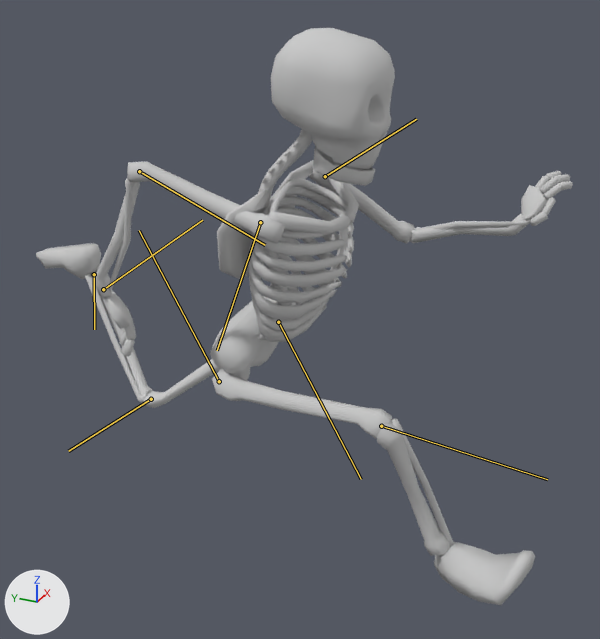
What one commit did to the FBX model Source/run.FBX.
One viewpoint serves both versions: a camera (50 mm lens) standing at (-1.795, -0.913, 1.747) and looking at (0.075, -0.072, 0.812). Arrows for +X, +Y and +Z are at lower left; the lights stay in place. Both versions are drawn at frame 16 of the action 'Take 001'; the numbers are the values there. The bones that change are drawn over the model as lines.

Objects in the first picture: 'mesh_body', 'mesh_head', 'mesh_left_arm', 'mesh_left_leg', 'mesh_right_arm', 'mesh_right_leg'.
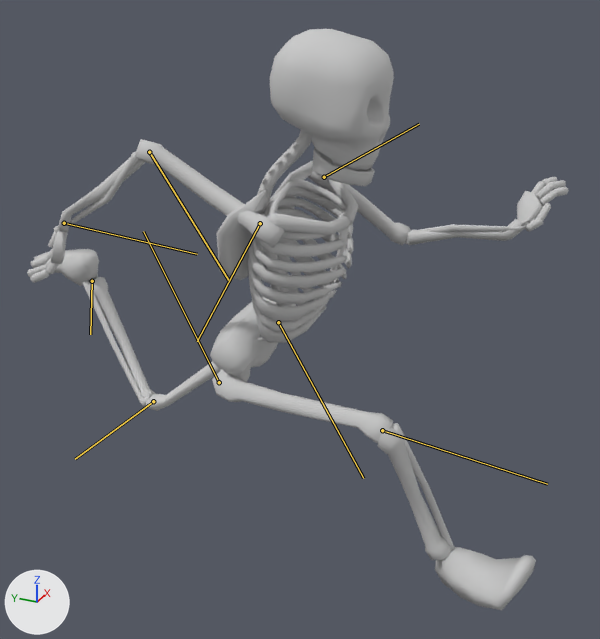
Pixel boxes [x1, y1, x2, y2] of what changed, in the pictures (600 x 639 px):
```json
{"object": "mesh_body", "change": "posed", "before": [210, 129, 359, 381], "after": [210, 130, 358, 382]}
{"object": "mesh_head", "change": "posed", "before": [271, 28, 395, 186], "after": [269, 29, 394, 186]}
{"object": "mesh_right_leg", "change": "posed", "before": [212, 368, 535, 605], "after": [212, 369, 536, 610]}
{"object": "mesh_right_arm", "change": "posed", "before": [94, 161, 286, 357], "after": [27, 139, 285, 283], "on screen": "34% wider, 26% shorter"}
{"object": "mesh_left_leg", "change": "posed", "before": [36, 243, 220, 408], "after": [34, 249, 220, 411]}
{"object": "mesh_left_arm", "change": "posed", "before": [309, 167, 573, 244], "after": [308, 168, 569, 245]}
{"bone": "Base HumanLThigh", "before": "(278, 322) to (361, 479)", "after": "(278, 322) to (363, 478)"}
{"bone": "Base HumanLCalf", "before": "(151, 399) to (68, 451)", "after": "(153, 401) to (75, 459)"}
{"bone": "Base HumanLFoot", "before": "(94, 274) to (94, 329)", "after": "(92, 281) to (90, 334)"}
{"bone": "Base HumanRThigh", "before": "(219, 381) to (139, 230)", "after": "(219, 382) to (143, 231)"}
{"bone": "Base HumanRCalf", "before": "(381, 426) to (547, 479)", "after": "(382, 430) to (547, 484)"}
{"bone": "Base HumanLUpperarm", "before": "(325, 176) to (416, 119)", "after": "(324, 177) to (419, 124)"}
{"bone": "Base HumanRUpperarm", "before": "(260, 222) to (217, 350)", "after": "(260, 223) to (197, 341)"}
{"bone": "Base HumanRForearm", "before": "(139, 171) to (265, 245)", "after": "(149, 152) to (228, 280)"}
{"bone": "Base HumanRPalm", "before": "(103, 289) to (202, 220)", "after": "(64, 223) to (197, 254)"}
```

Scene script edits in JSON lines:
```json
{"block": "bone_base_humanlthigh", "where": "bone_base_humanlthigh = bpy.data.objects['Armature'].pose.bones['Base HumanLThigh']  # child of 'Base HumanPelvis'"}
{"op": "set", "path": "bone_base_humanlthigh.rotation_quaternion", "old": "(0.957, 0.063, -0.233, -0.16)", "new": "(0.959, 0.065, -0.23, -0.151)", "note": "degrees (13, -25, -22) -> degrees (12, -25, -21)"}
{"block": "bone_base_humanlcalf", "where": "bone_base_humanlcalf = bpy.data.objects['Armature'].pose.bones['Base HumanLCalf']  # child of 'Base HumanLThigh'"}
{"op": "set", "path": "bone_base_humanlcalf.rotation_quaternion", "old": "(0.719, 0.0, 0.116, -0.683)", "new": "(0.733, 0.0, 0.114, -0.671)", "note": "degrees (-9, 10, -88) -> degrees (-9, 10, -86)"}
{"block": "bone_base_humanlfoot", "where": "bone_base_humanlfoot = bpy.data.objects['Armature'].pose.bones['Base HumanLFoot']  # child of 'Base HumanLCalf'"}
{"op": "set", "path": "bone_base_humanlfoot.rotation_quaternion", "old": "(0.965, -0.015, -0.02, -0.233)", "new": "(0.962, 0.004, -0.017, -0.273)", "note": "degrees (-1, -3, -27) -> degrees (1, -2, -32)"}
{"block": "bone_base_humanrthigh", "where": "bone_base_humanrthigh = bpy.data.objects['Armature'].pose.bones['Base HumanRThigh']  # child of 'Base HumanPelvis'"}
{"op": "set", "path": "bone_base_humanrthigh.rotation_quaternion", "old": "(0.438, 0.083, 0.012, 0.894)", "new": "(0.45, 0.082, 0.009, 0.889)", "note": "degrees (6, -8, 127) -> degrees (5, -8, 126)"}
{"block": "bone_base_humanrcalf", "where": "bone_base_humanrcalf = bpy.data.objects['Armature'].pose.bones['Base HumanRCalf']  # child of 'Base HumanRThigh'"}
{"op": "set", "path": "bone_base_humanrcalf.rotation_quaternion", "old": "(0.783, 0.0, -0.107, -0.611)", "new": "(0.793, 0.0, -0.105, -0.601)", "note": "degrees (8, -10, -77) -> degrees (7, -10, -75)"}
{"block": "bone_base_humanlupperarm", "where": "bone_base_humanlupperarm = bpy.data.objects['Armature'].pose.bones['Base HumanLUpperarm']  # child of 'Base HumanLCollarbone'"}
{"op": "set", "path": "bone_base_humanlupperarm.rotation_quaternion", "old": "(0.846, -0.28, -0.023, 0.45)", "new": "(0.859, -0.272, -0.024, 0.433)", "note": "degrees (-31, 12, 53) -> degrees (-30, 11, 51)"}
{"block": "bone_base_humanrupperarm", "where": "bone_base_humanrupperarm = bpy.data.objects['Armature'].pose.bones['Base HumanRUpperarm']  # child of 'Base HumanRCollarbone'"}
{"op": "set", "path": "bone_base_humanrupperarm.rotation_quaternion", "old": "(0.732, -0.152, 0.258, -0.611)", "new": "(0.676, -0.153, 0.251, -0.676)", "note": "degrees (-33, 11, -83) -> degrees (-33, 8, -92)"}
{"block": "bone_base_humanrforearm", "where": "bone_base_humanrforearm = bpy.data.objects['Armature'].pose.bones['Base HumanRForearm']  # child of 'Base HumanRUpperarm'"}
{"op": "set", "path": "bone_base_humanrforearm.rotation_quaternion", "old": "(0.888, 0.0, 0.0, 0.459)", "new": "(0.958, 0.0, 0.0, 0.288)", "note": "degrees (0, 0, 55) -> degrees (0, 0, 34)"}
{"block": "bone_base_humanrpalm", "where": "bone_base_humanrpalm = bpy.data.objects['Armature'].pose.bones['Base HumanRPalm']  # child of 'Base HumanRForearm'"}
{"op": "set", "path": "bone_base_humanrpalm.rotation_quaternion", "old": "(0.474, -0.732, 0.353, 0.338)", "new": "(0.474, -0.813, 0.156, 0.301)", "note": "degrees (-125, 56, -21) -> degrees (-119, 40, 2)"}
```
